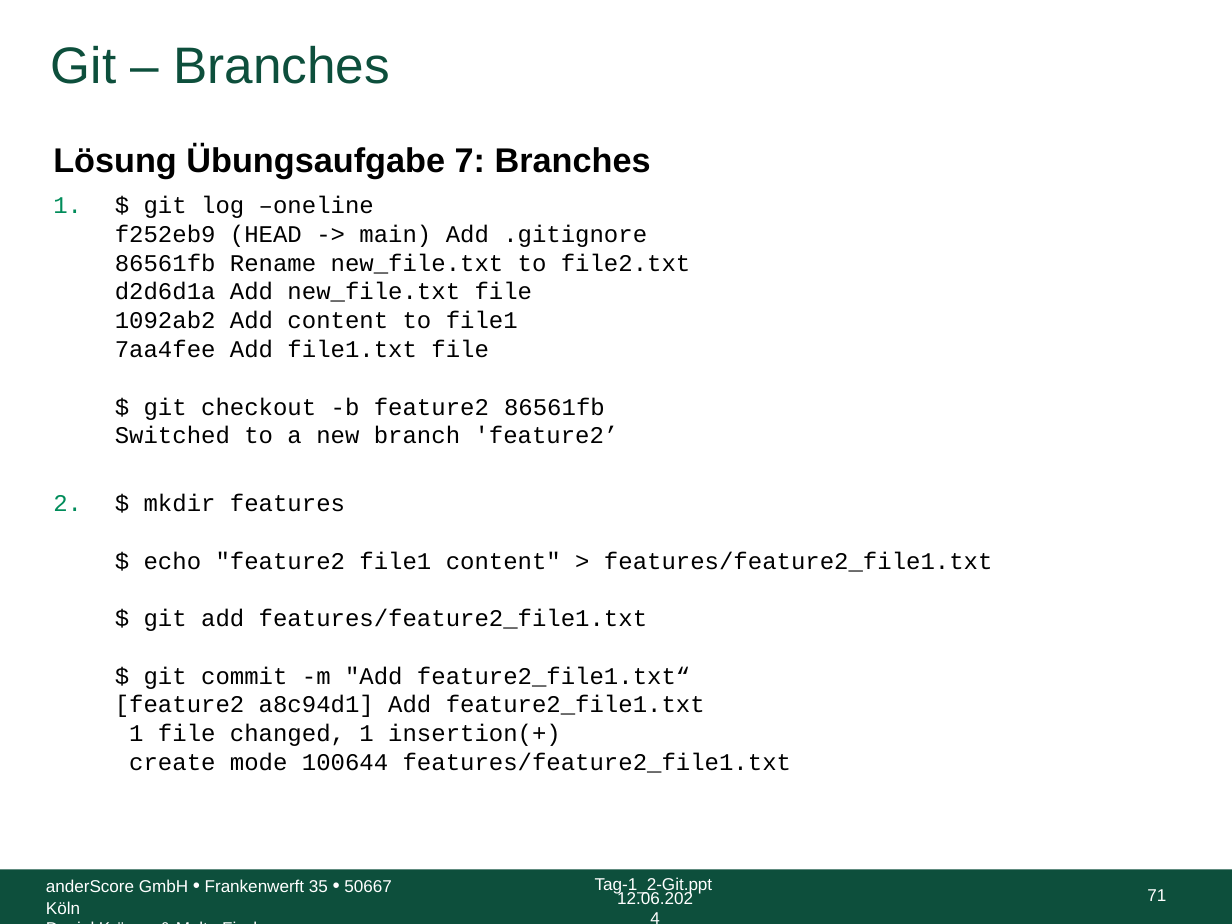
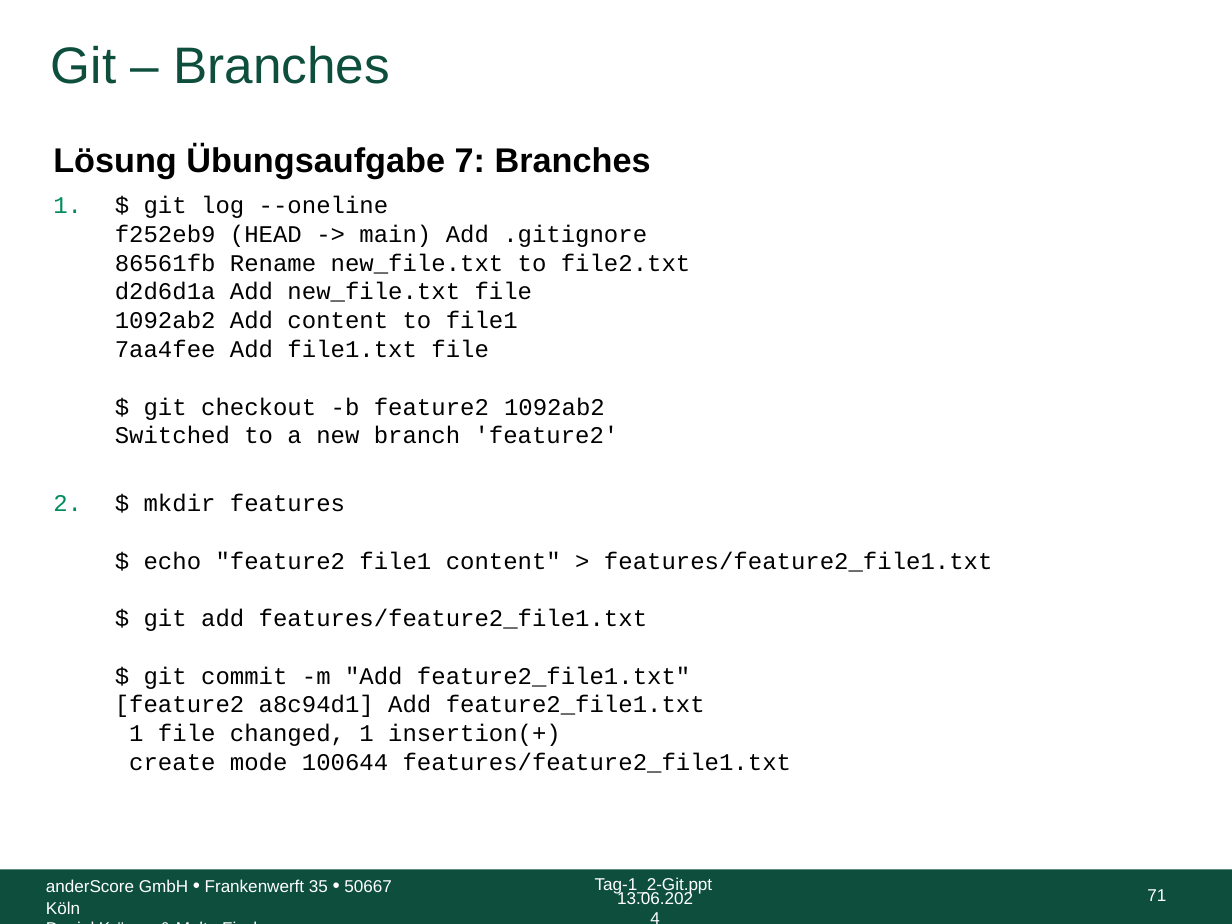
Before and after one commit to anderscore-gmbh/gitlab, a slide deck: slide 71 of slides/Tag-1_2-Git.pptx. Drawn at 1232x924 pixels with LibreOffice and Linux fonts; fonts in the diff are those of the drawing; background and template pictures are left out. Boxes give left, top, right and bottom in pixels: in the first picture for what was removed or moved away, otherwise in the second. Text is boxed around its words. In the diff, an @@ line names an element or a change of style, - is before the commit and + after.

```diff
--- a/slides/Tag-1_2-Git.pptx
+++ b/slides/Tag-1_2-Git.pptx
@@ text at [115, 196, 992, 773]: text changed @@
-1. $ git log –oneline
-   f252eb9 (HEAD -> main) Add .gitignore
-   86561fb Rename new_file.txt to file2.txt
-   d2d6d1a Add new_file.txt file
-   1092ab2 Add content to file1
-   7aa4fee Add file1.txt file
-   $ git checkout -b feature2 86561fb
-   Switched to a new branch 'feature2’
-2. $ mkdir features
-   $ echo "feature2 file1 content" > features/feature2_file1.txt
-   $ git add features/feature2_file1.txt
-   $ git commit -m "Add feature2_file1.txt“
-   [feature2 a8c94d1] Add feature2_file1.txt
-   1 file changed, 1 insertion(+)
-   create mode 100644 features/feature2_file1.txt
+1. $ git log --oneline
+   f252eb9 (HEAD -> main) Add .gitignore
+   86561fb Rename new_file.txt to file2.txt
+   d2d6d1a Add new_file.txt file
+   1092ab2 Add content to file1
+   7aa4fee Add file1.txt file
+   $ git checkout -b feature2 1092ab2
+   Switched to a new branch 'feature2'
+2. $ mkdir features
+   $ echo "feature2 file1 content" > features/feature2_file1.txt
+   $ git add features/feature2_file1.txt
+   $ git commit -m "Add feature2_file1.txt"
+   [feature2 a8c94d1] Add feature2_file1.txt
+   1 file changed, 1 insertion(+)
+   create mode 100644 features/feature2_file1.txt
@@ text at [617, 890, 693, 904]: text changed @@
-12.06.2024
+13.06.2024
```
Also in this commit, not shown: 79 other slides changed, 1 other file.
